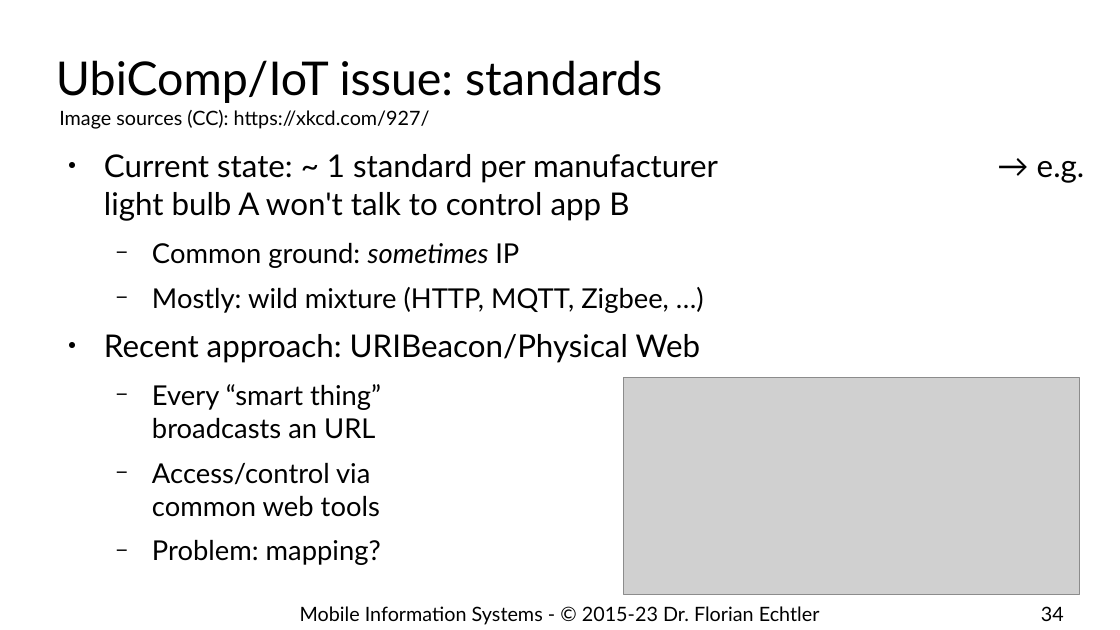
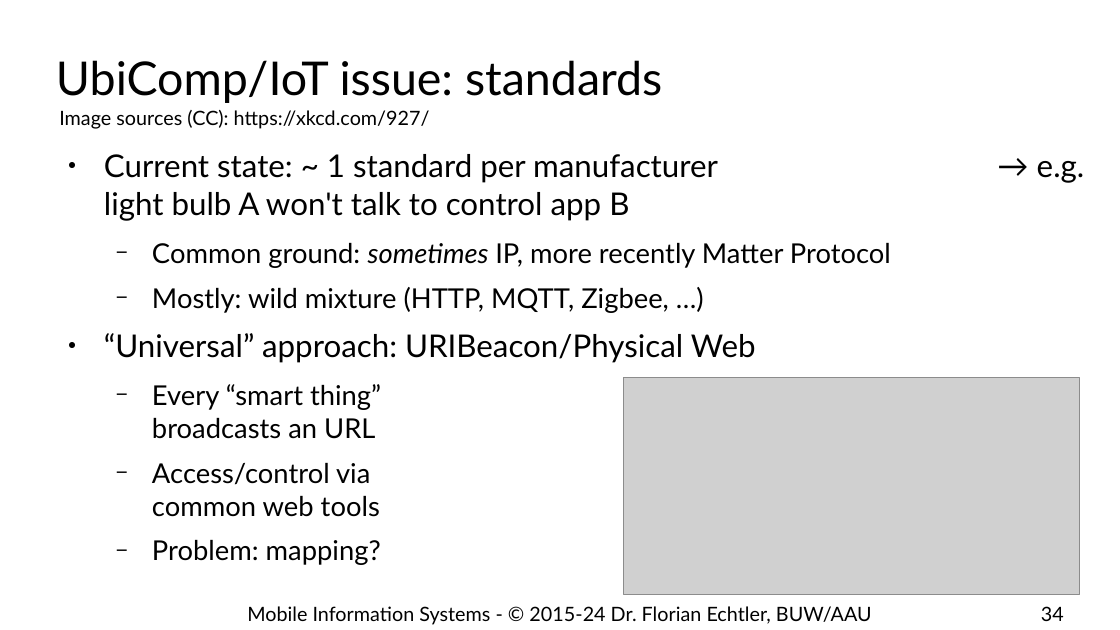
Before and after one commit to floe/mobile-information-systems, a slide deck: slide 34 of 08-ubicomp-iot.odp. Drawn at 1120x630 pixels with LibreOffice and Linux fonts; fonts in the diff are those of the drawing; grey boxes stand for pictures; background and template pictures are left out. Boxes give left, top, right and bottom in pixels: in the first picture for what was removed or moved away, otherwise in the second. Text is boxed around its words. In the diff, an @@ line names an element or a change of style, - is before the commit and + after.

```diff
--- a/08-ubicomp-iot.odp
+++ b/08-ubicomp-iot.odp
@@ text at (x1=152, y1=243, x2=891, y2=268): text changed @@
-  − Common ground: sometimes IP
+  − Common ground: sometimes IP, more recently Matter Protocol
@@ text at (x1=104, y1=333, x2=756, y2=363): text changed @@
-● Recent approach: URIBeacon/Physical Web
+● “Universal” approach: URIBeacon/Physical Web
@@ text at (x1=247, y1=606, x2=872, y2=625): text changed @@
-Mobile Information Systems - © 2015-23 Dr. Florian Echtler
+Mobile Information Systems - © 2015-24 Dr. Florian Echtler, BUW/AAU
```
Also in this commit, not shown: 34 other slides changed, 1 other file.
